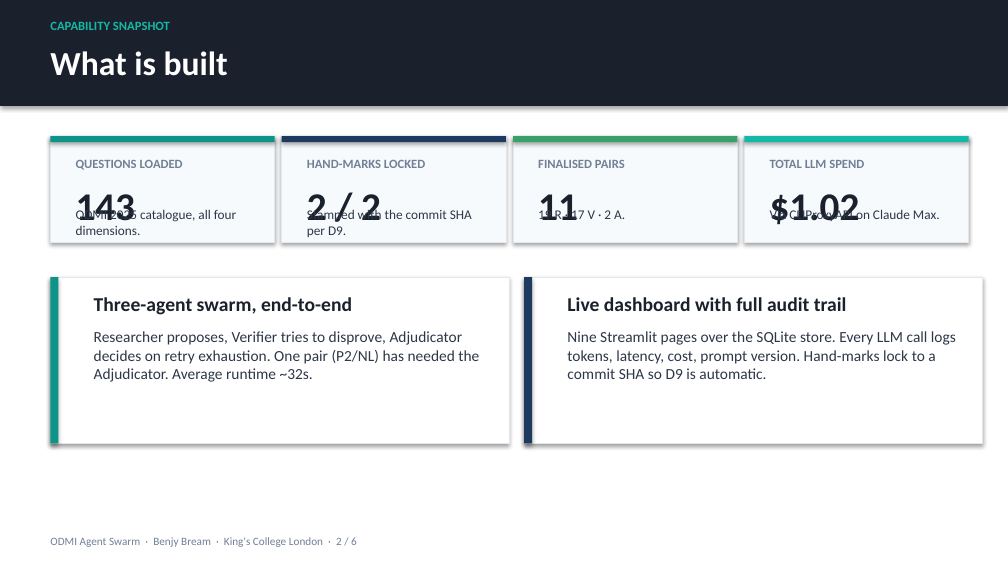
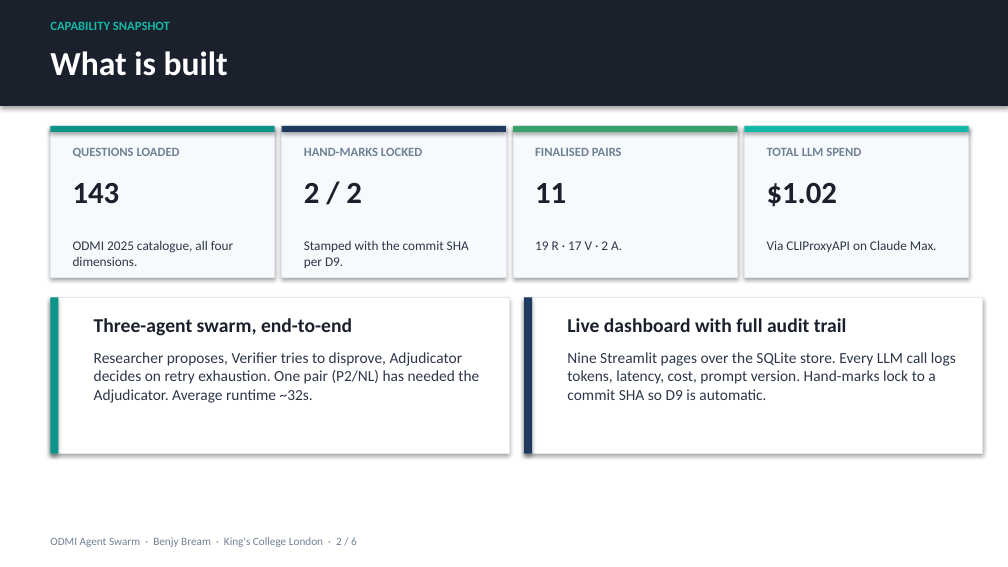
Before and after one commit to benjyb1/odmi-agent-swarm, a slide deck: slide 2 of docs/PROGRESS_SLIDES_2026-05-13.pptx. Drawn at 1008x567 pixels with LibreOffice and Linux fonts; fonts in the diff are those of the drawing. Boxes give left, top, right and bottom in pixels: in the first picture for what was removed or moved away, otherwise in the second. Text is boxed around its words. In the diff, an @@ line names an element or a change of style, - is before the commit and + after.

```diff
--- a/docs/PROGRESS_SLIDES_2026-05-13.pptx
+++ b/docs/PROGRESS_SLIDES_2026-05-13.pptx
@@ rectangle: place and size @@
-rectangle at (50, 136, 275, 242)
+rectangle at (50, 126, 275, 277)
@@ text "QUESTIONS LOADED": place and size @@
-text "QUESTIONS LOADED" at (76, 160, 183, 170)
+text "QUESTIONS LOADED" at (73, 148, 180, 158)
@@ rectangle: place and size @@
-rectangle at (281, 136, 506, 242)
+rectangle at (281, 126, 506, 277)
@@ text "HAND-MARKS LOCKED": place and size @@
-text "HAND-MARKS LOCKED" at (307, 160, 425, 168)
+text "HAND-MARKS LOCKED" at (304, 148, 422, 156)
@@ rectangle: place and size @@
-rectangle at (513, 136, 738, 242)
+rectangle at (513, 126, 738, 277)
@@ text "FINALISED PAIRS": place and size @@
-text "FINALISED PAIRS" at (538, 160, 625, 168)
+text "FINALISED PAIRS" at (535, 148, 622, 156)
@@ 4 rectangles: place and size @@
-4 rectangles at (50, 136, 969, 142)
+4 rectangles at (50, 126, 969, 132)
@@ rectangle: place and size @@
-rectangle at (744, 136, 969, 242)
+rectangle at (744, 126, 969, 277)
@@ text "TOTAL LLM SPEND": place and size @@
-text "TOTAL LLM SPEND" at (770, 160, 864, 168)
+text "TOTAL LLM SPEND" at (767, 148, 861, 156)
@@ text "143": place and size @@
-text "143" at (76, 194, 135, 230)
+text "143" at (73, 183, 120, 204)
@@ text "2 / 2": place and size @@
-text "2 / 2" at (307, 194, 381, 230)
+text "2 / 2" at (304, 183, 362, 203)
@@ text "11": place and size @@
-text "11" at (538, 194, 578, 220)
+text "11" at (535, 183, 566, 203)
@@ size 28 to 22 pt in 4 elements at (73, 183, 120, 204), (535, 183, 566, 203), (304, 183, 362, 203), (767, 183, 837, 207) @@
@@ text "$1.02": place and size @@
-text "$1.02" at (770, 194, 860, 224)
+text "$1.02" at (767, 183, 837, 207)
@@ text "ODMI 2025 catalogue, all four ...": place and size @@
-text "ODMI 2025 catalogue, all four ..." at (76, 208, 236, 235)
+text "ODMI 2025 catalogue, all four ..." at (73, 241, 233, 266)
@@ text "Stamped with the commit SHA ...": place and size @@
-text "Stamped with the commit SHA ..." at (307, 208, 472, 237)
+text "Stamped with the commit SHA ..." at (304, 240, 469, 268)
@@ text "19 R · 17 V ...": place and size @@
-text "19 R · 17 V ..." at (538, 208, 625, 220)
+text "19 R · 17 V ..." at (535, 241, 622, 250)
@@ text "Via CLIProxyAPI on Claude Max.": place and size @@
-text "Via CLIProxyAPI on Claude Max." at (770, 208, 940, 223)
+text "Via CLIProxyAPI on Claude Max." at (767, 240, 937, 252)
@@ rectangle: place and size @@
-rectangle at (50, 277, 509, 444)
+rectangle at (50, 297, 509, 454)
@@ rectangle: place and size @@
-rectangle at (50, 277, 58, 444)
+rectangle at (50, 297, 58, 454)
@@ rectangle: place and size @@
-rectangle at (524, 277, 983, 444)
+rectangle at (524, 297, 983, 454)
@@ rectangle: place and size @@
-rectangle at (524, 277, 532, 444)
+rectangle at (524, 297, 532, 454)
@@ text "Three-agent swarm, end-to-end": place and size @@
-text "Three-agent swarm, end-to-end" at (94, 297, 352, 315)
+text "Three-agent swarm, end-to-end" at (94, 318, 352, 336)
@@ text "Live dashboard with full audit ...": place and size @@
-text "Live dashboard with full audit ..." at (567, 297, 847, 311)
+text "Live dashboard with full audit ..." at (567, 318, 847, 332)
@@ text "Researcher proposes, Verifier tries to ...": place and size @@
-text "Researcher proposes, Verifier tries to ..." at (94, 331, 479, 382)
+text "Researcher proposes, Verifier tries to ..." at (94, 352, 479, 403)
@@ text "Nine Streamlit pages over the ...": place and size @@
-text "Nine Streamlit pages over the ..." at (567, 331, 956, 379)
+text "Nine Streamlit pages over the ..." at (567, 352, 956, 400)
```
Also in this commit, not shown: 1 other slide changed, 1 other file.
